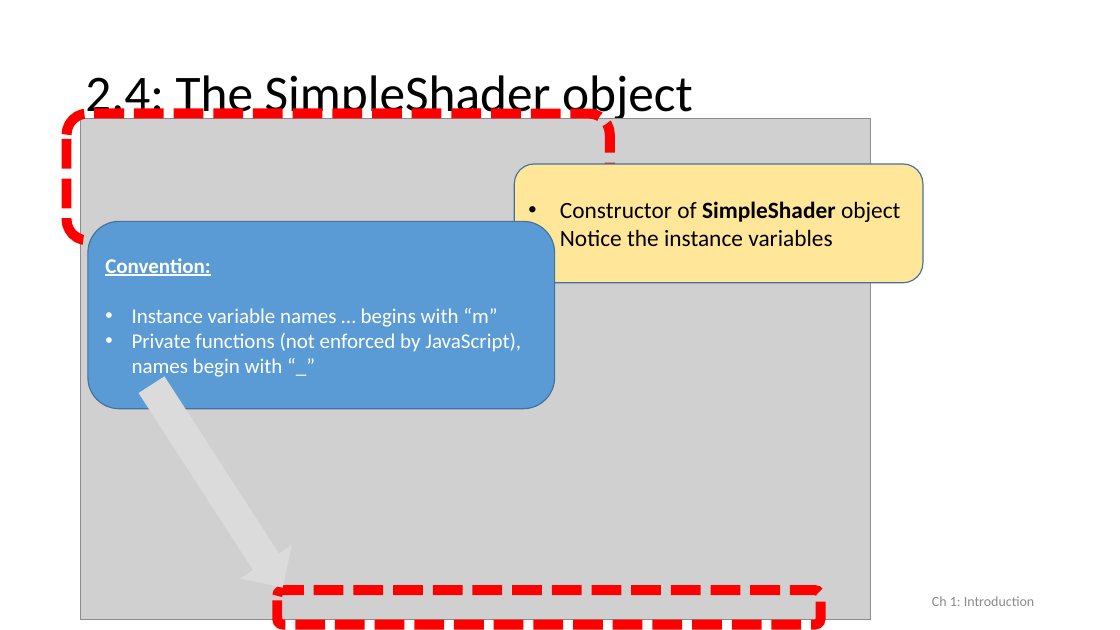
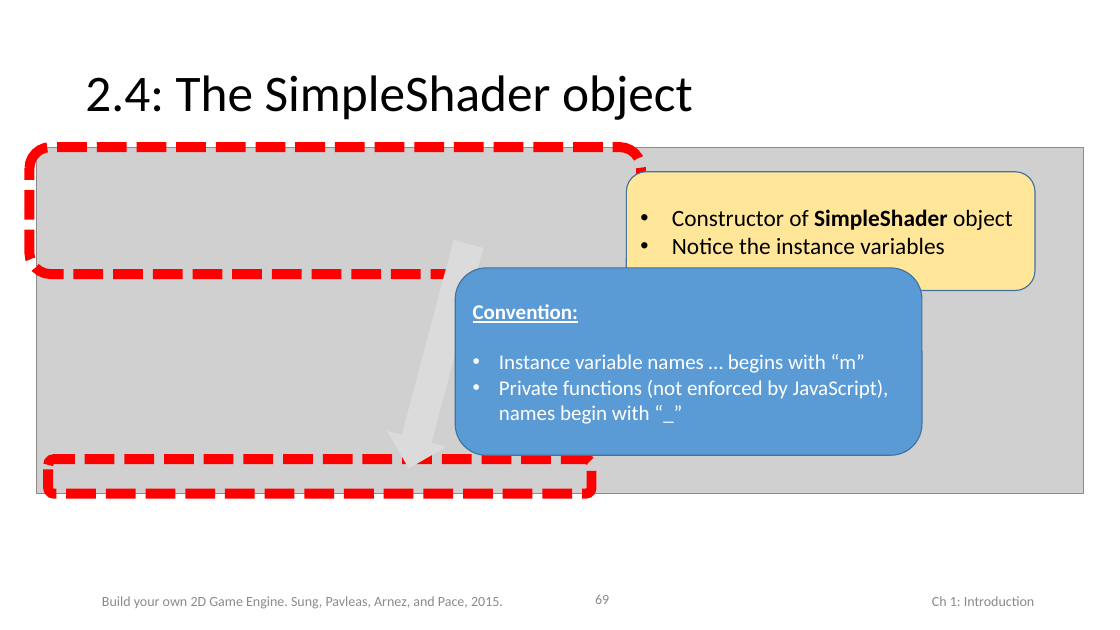
Before and after one commit to Apress/build-your-own-2d-game-engine, a slide deck: slide 69 of AdditionalMaterials/BookPPTs/Chap2.pptx. Drawn at 1120x630 pixels with LibreOffice and Linux fonts; fonts in the diff are those of the drawing; grey boxes stand for pictures. Boxes give left, top, right and bottom in pixels: in the first picture for what was removed or moved away, otherwise in the second. Text is boxed around its words. In the diff, an @@ line names an element or a change of style, - is before the commit and + after.

Commit message:
Udpate: 2.4 SimpleShader::ActivateShader

```diff
--- a/AdditionalMaterials/BookPPTs/Chap2.pptx
+++ b/AdditionalMaterials/BookPPTs/Chap2.pptx
@@ rounded rectangle: place and size @@
-rounded rectangle at box(66, 113, 610, 240)
+rounded rectangle at box(29, 147, 641, 274)
@@ picture: place and size @@
-picture at box(81, 118, 870, 619)
+picture at box(36, 147, 1084, 494)
@@ rounded rectangle "Constructor of SimpleShader object": place and size @@
-rounded rectangle "Constructor of SimpleShader object" at box(514, 164, 923, 282)
+rounded rectangle "Constructor of SimpleShader object" at box(627, 172, 1035, 291)
@@ down arrow at box(379, 236, 499, 477): rotation 327 to 14 degrees @@
@@ rounded rectangle "Convention:": place and size @@
-rounded rectangle "Convention:" at box(88, 222, 555, 409)
+rounded rectangle "Convention:" at box(455, 268, 923, 455)
@@ rounded rectangle: place and size @@
-rounded rectangle at box(277, 590, 821, 624)
+rounded rectangle at box(48, 460, 592, 494)
@@ text added at box(102, 596, 503, 609), 12 pt, text #8C8C8C @@
+Build your own 2D Game Engine. Sung, Pavleas, Arnez, and Pace, 2015.
@@ page number added at box(595, 594, 609, 604), 12 pt, text #8C8C8C @@
+69
```
Also in this commit, not shown: 3 other slides changed.
